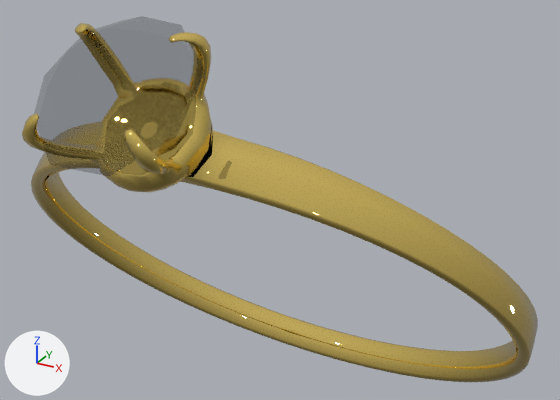
An edit to the glTF model 3d/uzuk.glb, drawn before and after from the same camera.
The view is the same before and after, from a 50 mm camera at (0.356, -0.639, 0.407) aimed at (0.012, -0.014, 0.094). The lights are fixed; the arrows at lower left show +X, +Y and +Z. The first picture is the older version. Where no turn or scale is listed for an object, it has been applied to the vertices.

The first picture shows 'Cylinder_Material.006_0', 'Gem_Material.002_0'.
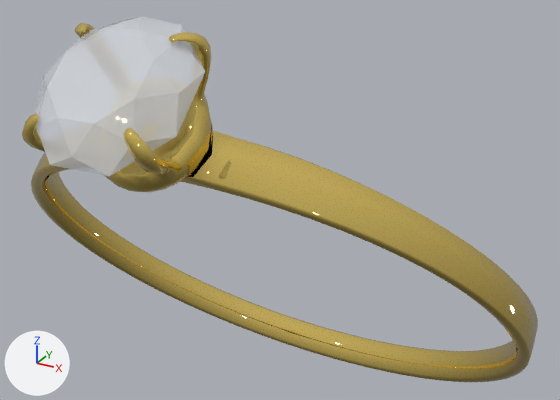
Pixel boxes (x1, y1, x2, y2) of what changed, in the pictures (560 x 400 px):
'Gem_Material.002_0', recoloured, surface changed: (34, 16, 205, 176) in both

The change in detail:
Material 'Material.002' (mat_material_002) changes colour from black #000000 to white #f6f9ff; in linear values from (0.0, 0.0, 0.0) to (0.92, 0.95, 1.0).
In material 'Material.002' (mat_material_002), metallic goes from 1.0 to 0.1.
In material 'Material.002' (mat_material_002), transmission_weight is no longer 1.0.
In material 'Material.002' (mat_material_002), alpha goes from 0.25 to 0.45.
